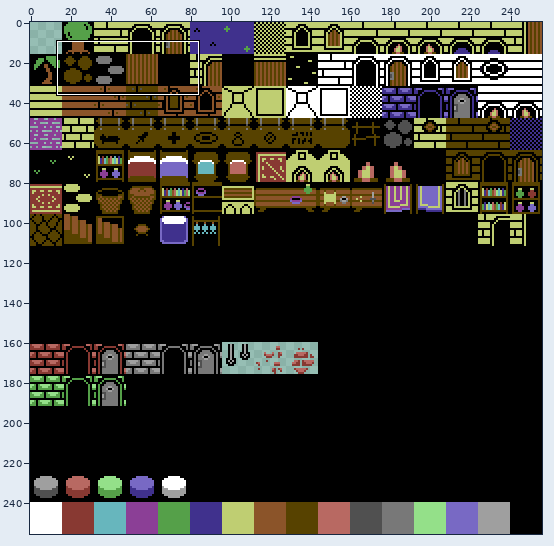
Pixel-art file: Art/Tileset.aseprite. Above, an overview of the earlier version with the close-up marked.
Close-up. Before:
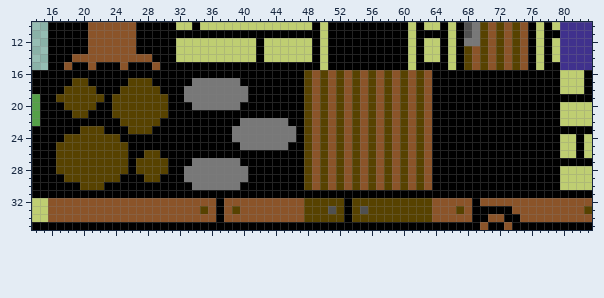
256x256 pixels, 1 frame. Shown: x 14..83, y 10..35.
And afterwards:
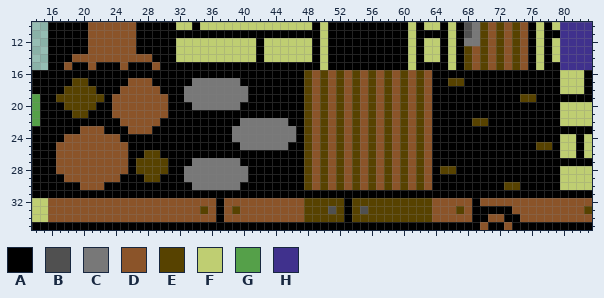
Palette (. is transparent): A #000000  B #505050  C #787878  D #8b5429  E #574200  F #bfce72  G #55a049  H #40318d
Change:
Changed rows in their new state; - is an unchanged pixel.
first column x 17:
17 ---------DDD-------------------------------------EE-----------
18 --------DDDDD-------------------------------------------------
19 -------DDDDDDD--------------------------------------------EE--
20 -------DDDDDDD------------------------------------------------
21 -------DDDDDDD------------------------------------------------
22 --------DDDDD---------------------------------------EE--------
23 ---DDD---DDD--------------------------------------------------
24 -DDDDDDD------------------------------------------------------
25 DDDDDDDDD---------------------------------------------------EE
26 DDDDDDDDD-----------------------------------------------------
27 DDDDDDDDD-----------------------------------------------------
28 DDDDDDDDD---------------------------------------EE------------
29 -DDDDDDD------------------------------------------------------
30 ---DDD--------------------------------------------------EE----
